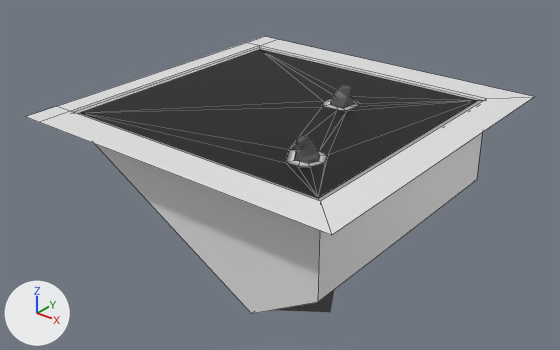
A saved change to the Blender file Assets/Art/TestScene/testWater.blend.
Camera for both pictures: a camera (50 mm lens) standing at (62.0, -79.4, 38.3) and looking at (-0.5, -1.2, -10.2). The lights are fixed; the arrows at lower left show +X, +Y and +Z. Mesh edges are drawn as thin lines on the coarser meshes.

Names of what the first picture shows: 'Basin', 'Plane', 'Rock Spire.001'.
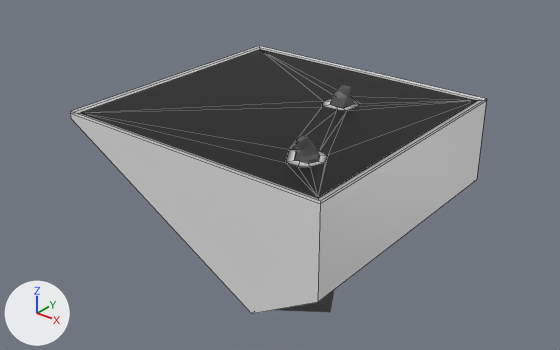
The edits, one by one:
me_cube has 18 vertices, 12 faces and spans x -25.0..25.0, y -25.0..25.0, z -18.9..0.0.
me_cube is used by ob_basin; location (0.0, 0.0, 0.0).
Verts and faces of me_cube; kept vertices keep their numbers, new ones are numbered from 18.
Before the commit, vertices of me_cube: 0 (20.0, 20.0, 0.0) at pixel (486, 98), 1 (20.0, -20.0, 0.0) at pixel (320, 201), 2 (-22.0, 20.0, 0.0) at pixel (259, 45), 4 (-22.0, -20.0, 0.0) at pixel (70, 111), 6 (25.0, 25.0, 0.0) at pixel (534, 96).
Before the commit, vertices of me_cube: 7 (-22.0, 25.0, 0.0) at pixel (277, 39), 8 (25.0, -25.0, 0.0) at pixel (331, 235), 9 (-22.0, -25.0, 0.0) at pixel (39, 122), 14 (-25.0, -20.0, 0.0) at pixel (56, 106), 15 (-25.0, 20.0, 0.0) at pixel (246, 42).
Before the commit, vertices of me_cube: 16 (-25.0, 25.0, 0.0) at pixel (264, 36), 17 (-25.0, -25.0, 0.0) at pixel (25, 116).
Part 1, on me_cube:
Vertices deleted: 6 to 9, 14 to 17 (with the faces that use them).

Changed parts and their boxes (x1, y1, x2, y2) in the pictures (560 x 350 px):
'Basin', reshaped (18% narrower)
    before: (26, 36, 534, 314)
    after: (70, 46, 486, 314)
part 1 of me_cube, deleted
    before: (26, 36, 534, 235)
